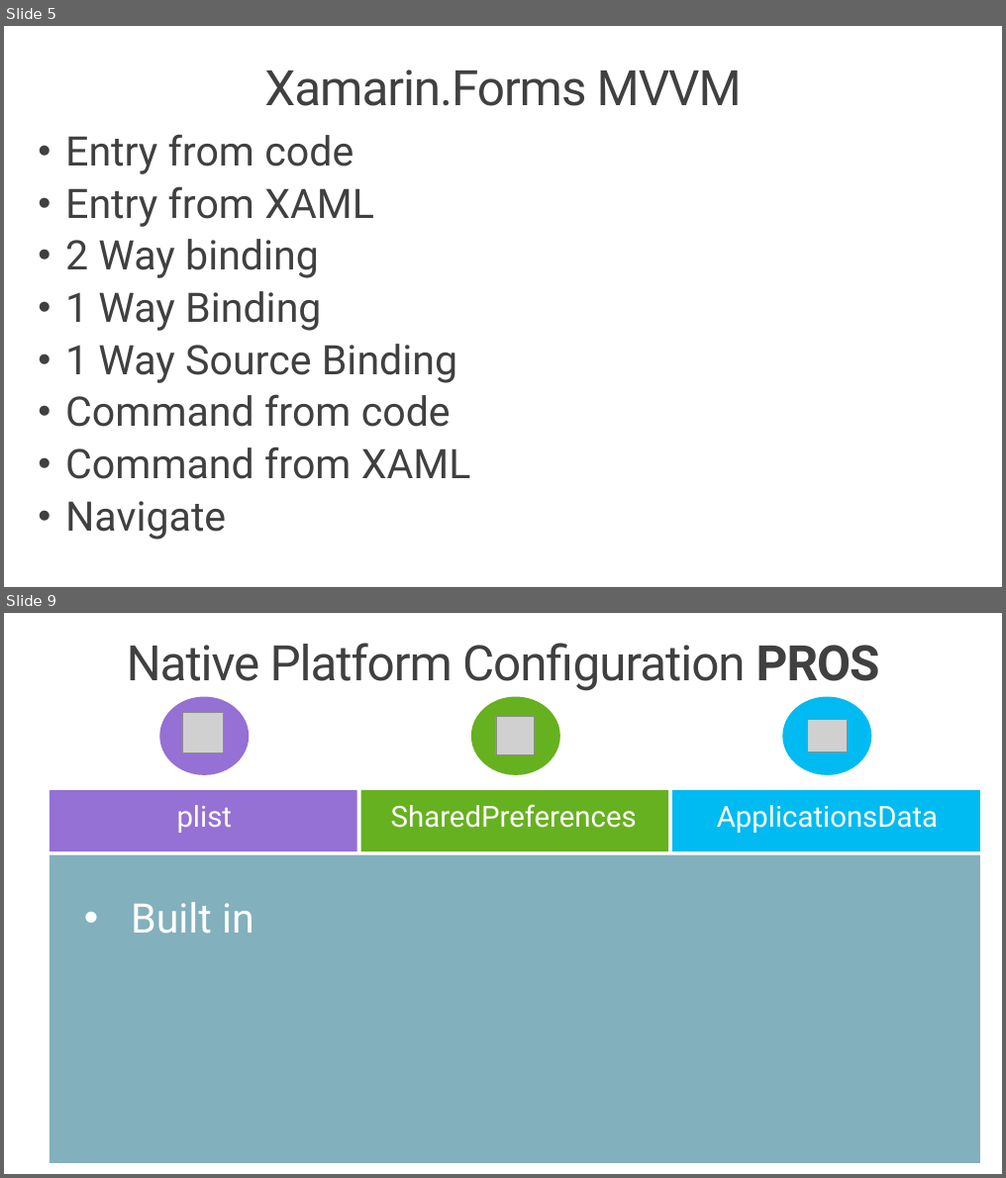
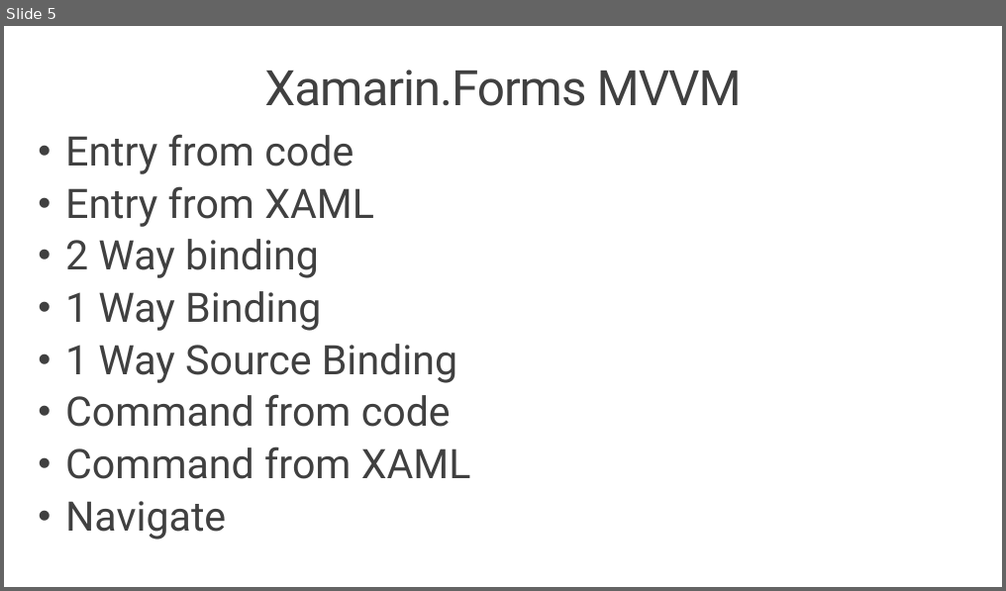
Before and after one commit to Xamariners/SDNMD_140916_MVVMBestPractices, a slide deck: MVVMBestPractices.pptx. Shown one above the other, each under a label of ours: slides 5 and 9 before the commit, slide 5 after it; the slides between them are not shown. The pictures are 1006x1178 and 1006x591 pixels, drawn with LibreOffice and Linux fonts; fonts in the diff are those of the drawing; grey boxes stand for pictures; background and template pictures are left out. Boxes give left, top, right and bottom in pixels: in the first picture for what was removed or moved away, otherwise in the second. Text is boxed around its words. In the diff, an @@ line names an element or a change of style, - is before the commit and + after.

```diff
--- a/MVVMBestPractices.pptx
+++ b/MVVMBestPractices.pptx
@@ slide 9 removed at [4,613,1002,1174], background picture (left out) @@
@@ title removed at [127,643,880,691] @@
-Native Platform Configuration PROS
@@ ellipse removed at [159,697,249,775] @@
@@ ellipse removed at [471,697,560,775] @@
@@ ellipse removed at [782,697,871,775] @@
@@ picture removed at [182,713,223,753] @@
@@ picture removed at [496,716,534,755] @@
@@ picture removed at [807,719,847,753] @@
@@ rectangle removed at [50,790,357,852] @@
@@ rectangle removed at [361,790,668,852] @@
@@ rectangle removed at [672,790,980,852] @@
@@ text removed at [177,805,233,833] @@
-plist
@@ text removed at [391,804,637,828] @@
-SharedPreferences
@@ text removed at [717,805,938,833] @@
-ApplicationsData
@@ rectangle removed at [50,856,980,1164] @@
@@ text removed at [131,902,254,934] @@
-• Built in
```
Also in this commit, not shown: 2 slides changed, 11 other slides removed, 6 other files.
